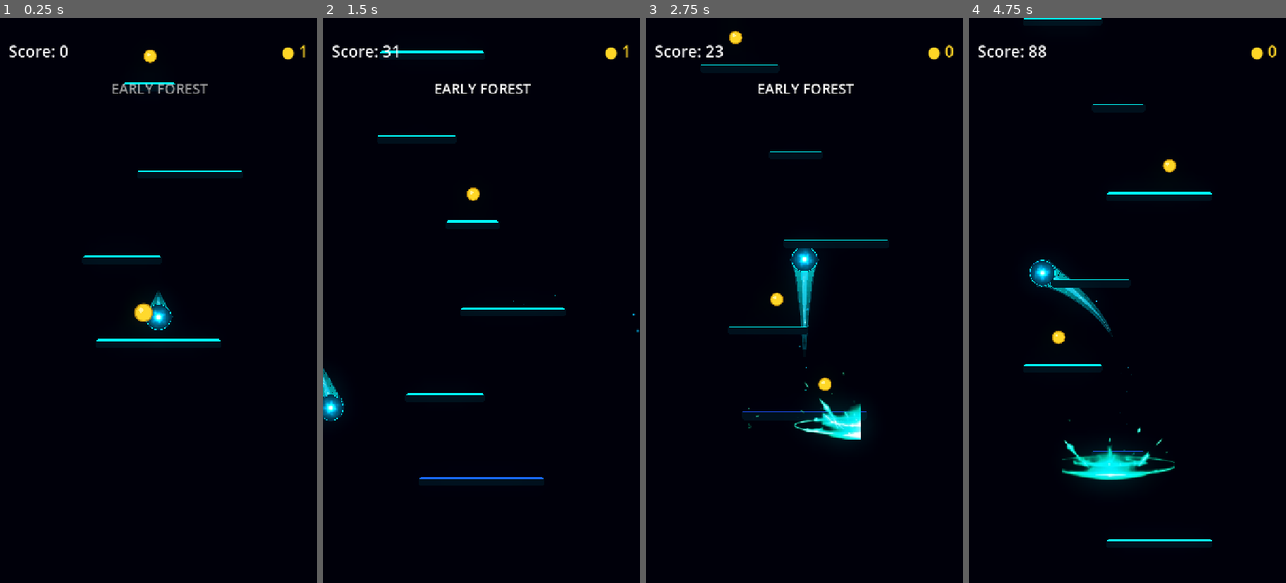
Above: before the commit, frames 1-4 (left to right).
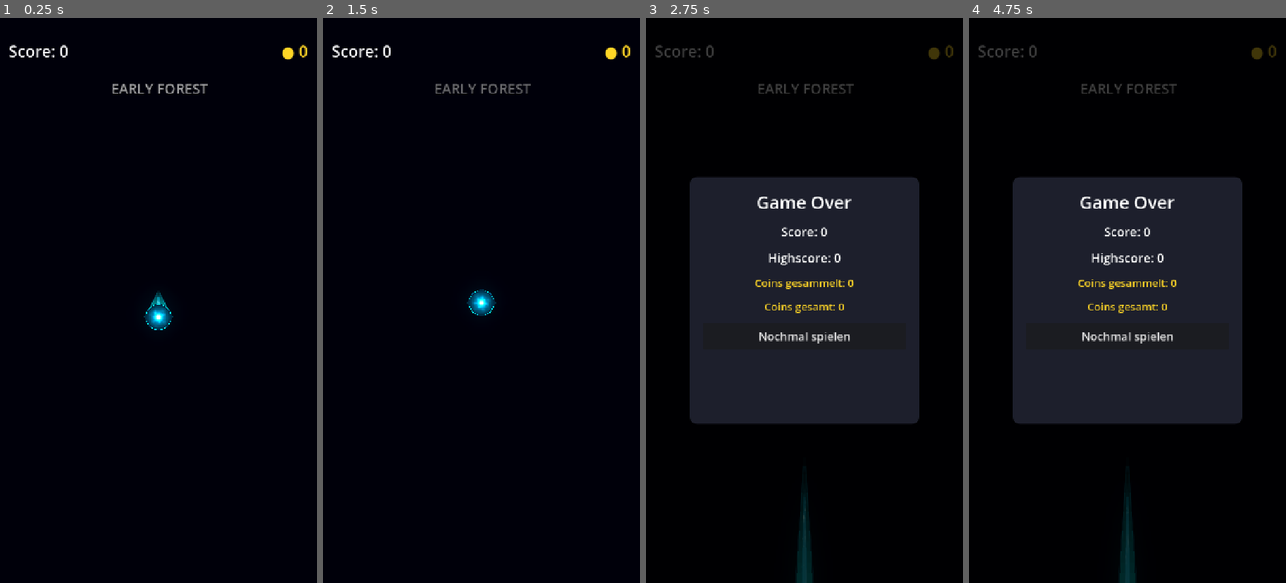
Above: after the commit, the same moments.

Repository: Kryodo/TowerJump
Game: Godot game, scene res://scenes/main.tscn
Two runs of this game, one before a commit and one after it. Both use one fixed random seed, a clock stepped at 60 frames per second and the inputs below.
Inputs (mouse positions are in pixels of both pictures, inside the frame that each line leads up to):
- Up to frame 1 (0.25 s): no input
- Up to frame 2 (1.5 s): move the mouse to (551, 272) at 0.52 s; hold Right (ui_right) 0.53-1.25 s; click (551, 272) at 0.67 s; click (481, 334) at 1.25 s, where only the run after the commit has a clickable "Nochmal spielen"
- Up to frame 3 (2.75 s): click (804, 362) at 2 s, where only the run before the commit has a clickable "Nochmal spielen"
- Up to frame 4 (4.75 s): click (1127, 334) at 2.75 s, where only the run after the commit has a clickable "Nochmal spielen"; drag from (1064, 328) to (1168, 40) at 3.52 s; move the mouse to (1159, 176) at 4.27 s; hold Left (ui_left) from 4.28 s (still down)

The runs differ from the first frame. In frame 1, 0.7% of the frame differs, in the area x 26-98%, y 4-58%; in frame 2, 1.8%; in frame 3, 34%; in frame 4, 35%, in the area x 2-98%, y 0-100%.
Error after the commit: Cannot call method 'instantiate' on a null value. (res://scripts/platform_spawner.gd:120)

Commit message:
Tune landing VFX sprite sheet and playback

Diff:
--- a/scenes/platform.tscn
+++ b/scenes/platform.tscn
@@ -15,31 +15,31 @@
 
 [sub_resource type="AtlasTexture" id="AtlasTexture_vfx0"]
 atlas = ExtResource("4_vfx")
-region = Rect2(0, 0, 256, 246)
+region = Rect2(0, 0, 366, 352)
 
 [sub_resource type="AtlasTexture" id="AtlasTexture_vfx1"]
 atlas = ExtResource("4_vfx")
-region = Rect2(256, 0, 256, 246)
+region = Rect2(366, 0, 366, 352)
 
 [sub_resource type="AtlasTexture" id="AtlasTexture_vfx2"]
 atlas = ExtResource("4_vfx")
-region = Rect2(512, 0, 256, 246)
+region = Rect2(732, 0, 366, 352)
 
 [sub_resource type="AtlasTexture" id="AtlasTexture_vfx3"]
 atlas = ExtResource("4_vfx")
-region = Rect2(768, 0, 256, 246)
+region = Rect2(1098, 0, 366, 352)
 
 [sub_resource type="AtlasTexture" id="AtlasTexture_vfx4"]
 atlas = ExtResource("4_vfx")
-region = Rect2(1024, 0, 256, 246)
+region = Rect2(1464, 0, 366, 352)
 
 [sub_resource type="AtlasTexture" id="AtlasTexture_vfx5"]
 atlas = ExtResource("4_vfx")
-region = Rect2(1280, 0, 256, 246)
+region = Rect2(1830, 0, 366, 352)
 
 [sub_resource type="AtlasTexture" id="AtlasTexture_vfx6"]
 atlas = ExtResource("4_vfx")
-region = Rect2(1536, 0, 256, 246)
+region = Rect2(2196, 0, 366, 352)
 
 [sub_resource type="SpriteFrames" id="SpriteFrames_vfx"]
 animations = [{
@@ -64,10 +64,13 @@
 }, {
 "duration": 1.0,
 "texture": SubResource("AtlasTexture_vfx6")
+}, {
+"duration": 1.0,
+"texture": SubResource("AtlasTexture_vfx7")
 }],
 "loop": 0,
 "name": &"impact",
-"speed": 12.0
+"speed": 20.0
 }]
 
 [node name="Platform" type="StaticBody2D" unique_id=1162546100]
@@ -85,6 +88,6 @@
 
 [node name="LandingVFX" type="AnimatedSprite2D" parent="." unique_id=486458464]
 z_index = 10
-position = Vector2(0, -67)
+position = Vector2(0, -62)\nscale = Vector2(0.75, 0.75)
 sprite_frames = SubResource("SpriteFrames_vfx")
 animation = &"impact"
